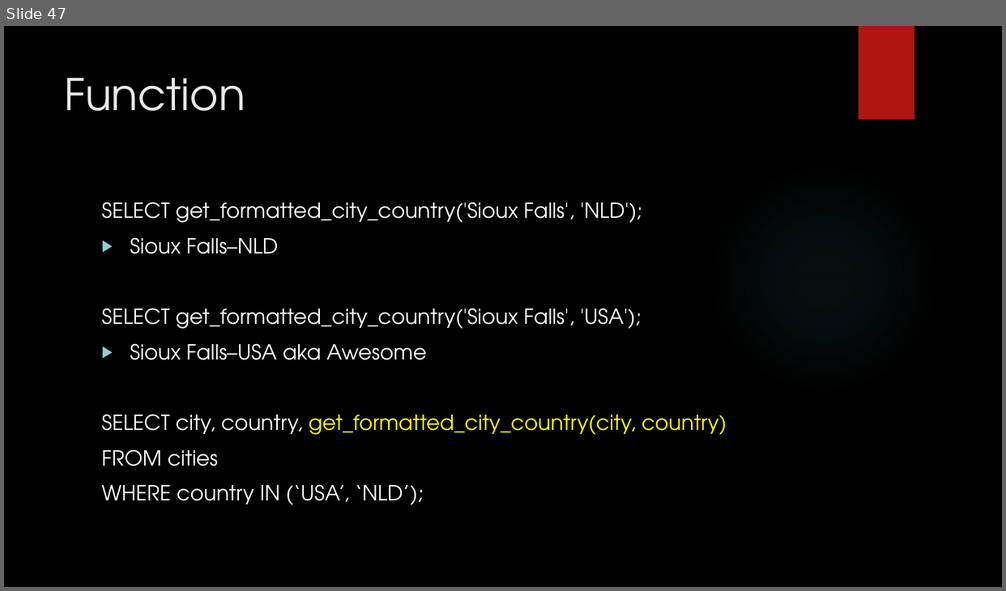
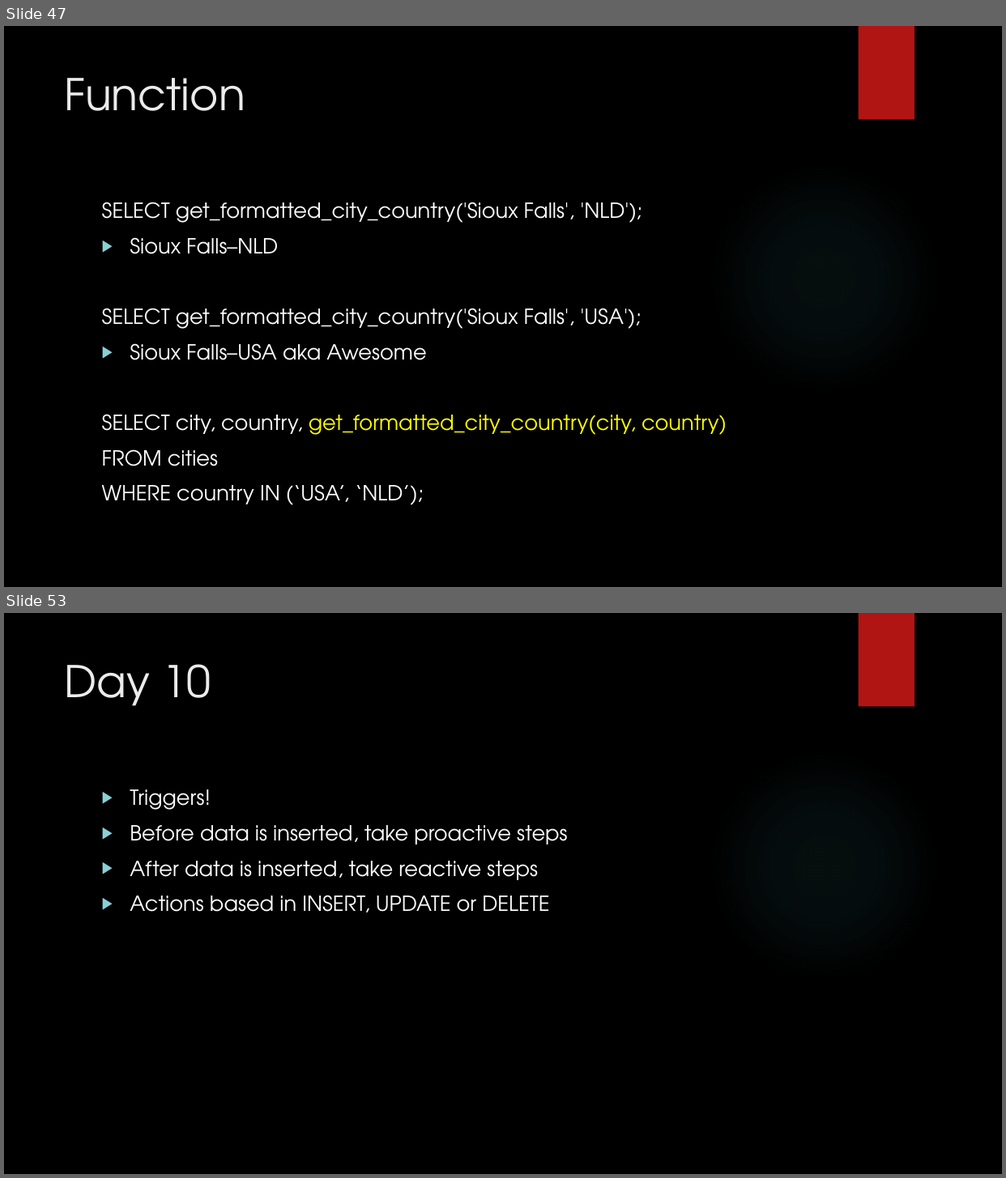
Before and after one commit to zedfoxus/database-bootcamp, a slide deck: Presentation/Database-Bootcamp-Presentation.pptx. Shown one above the other, each under a label of ours: slide 47 before the commit, slides 47 and 53 after it; the slides between them are not shown. The pictures are 1006x591 and 1006x1178 pixels, drawn with LibreOffice and Linux fonts; fonts in the diff are those of the drawing; background and template pictures are left out. Boxes give left, top, right and bottom in pixels: in the first picture for what was removed or moved away, otherwise in the second. Text is boxed around its words. In the diff, an @@ line names an element or a change of style, - is before the commit and + after.

```diff
--- a/Presentation/Database-Bootcamp-Presentation.pptx
+++ b/Presentation/Database-Bootcamp-Presentation.pptx
@@ slide 53 added at bbox=[4, 613, 1002, 1174], background picture (left out); not listed: 2 template elements that a slide beside it also shows @@
@@ title added at bbox=[65, 664, 211, 706], 42 pt, text #EBEBEB @@
+Day 10
@@ text added at bbox=[130, 790, 568, 913], 20 pt, text #FFFFFF @@
+▶ Triggers!
+▶ Before data is inserted, take proactive steps
+▶ After data is inserted, take reactive steps
+▶ Actions based in INSERT, UPDATE or DELETE
```
Also in this commit, not shown: 5 other slides added.
